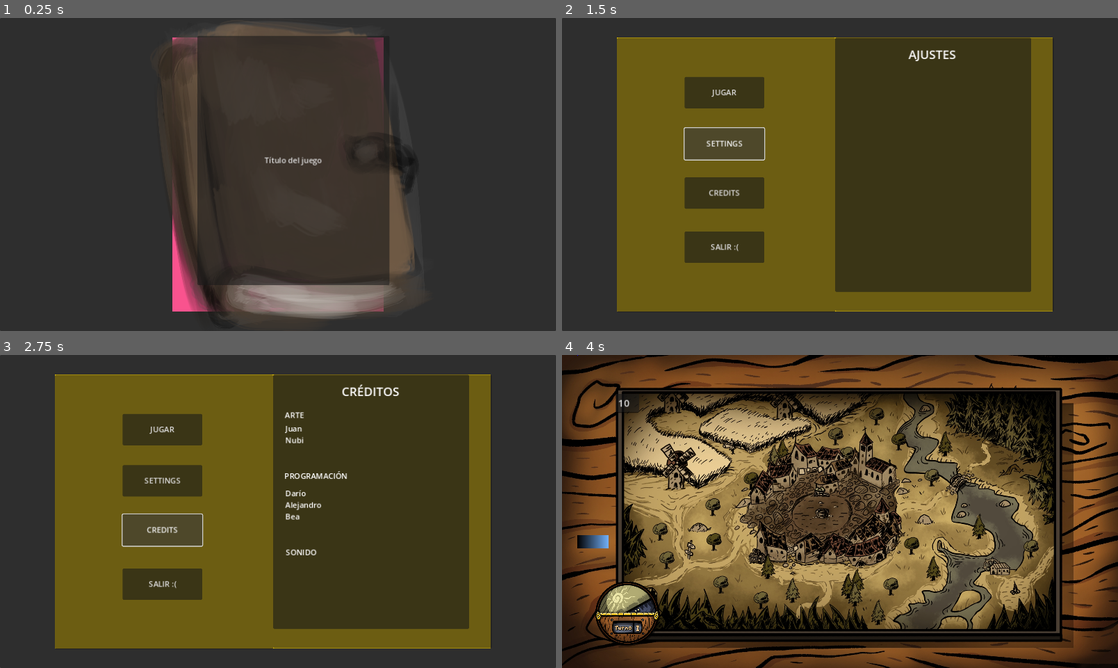
Above: before the commit, frames 1-4 (two rows, left to right).
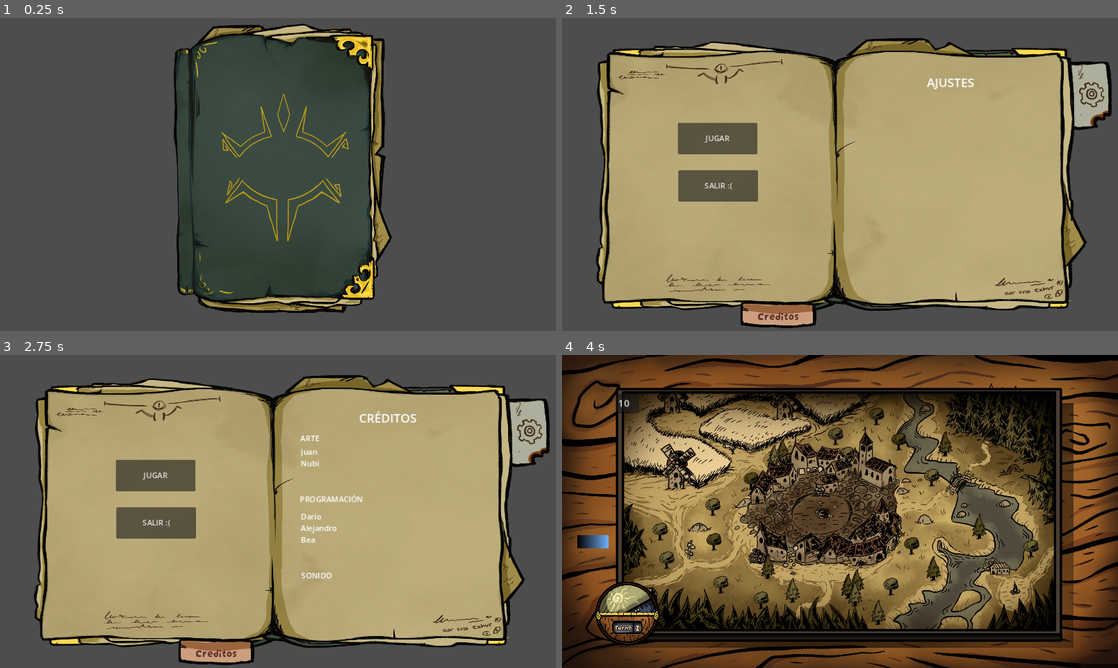
Above: after the commit, the same moments.

Repository: Beltenebr0s/LevelUpGameJam2024
Game: Godot game, scene res://escenas/menu_principal.tscn
Two runs of this game, one before a commit and one after it. Both use one fixed random seed, a clock stepped at 60 frames per second and the inputs below. The engine's default icon, where the game draws it, is replaced by a stand-in: a white triangle on a blue panel in a dark square.
Inputs (mouse positions are in pixels of both pictures, inside the frame that each line leads up to; where the layout moved, square brackets give the same spot in the first picture):
- Up to frame 1 (0.25 s): no input
- Up to frame 2 (1.5 s): click (845, 165) [856, 161] at 0.5 s; click (1045, 99) [723, 143] at 1.25 s
- Up to frame 3 (2.75 s): click (216, 649) [161, 530] at 2 s
- Up to frame 4 (4 s): click "JUGAR" at 2.75 s; click "start game" at 3.5 s

The runs differ from the first frame. In frame 1, 77% of the frame differs, in the area x 0-100%, y 0-100%; in frame 2, 98%; in frame 3, 98%; in frame 4, nothing differs.

Commit message:
Imagenes menu

Diff:
--- a/escenas/menu_principal.tscn
+++ b/escenas/menu_principal.tscn
@@ -1,15 +1,51 @@
-[gd_scene load_steps=8 format=3 uid="uid://byeqj6jd7r2vl"]
+[gd_scene load_steps=28 format=3 uid="uid://byeqj6jd7r2vl"]
 
 [ext_resource type="Script" path="res://scripts/MenuPrincipal.gd" id="1_xdxr6"]
-[ext_resource type="Texture2D" uid="uid://0bettd6a02js" path="res://texturas/placeholder/libro_cerrado.png" id="2_ege76"]
+[ext_resource type="Texture2D" uid="uid://qs6p1bua650d" path="res://texturas/menus/libro_abierto_info.png" id="2_56m1p"]
 [ext_resource type="PackedScene" uid="uid://blxd0lf0072de" path="res://escenas/panel_menu.tscn" id="2_rx15a"]
+[ext_resource type="Texture2D" uid="uid://e3j3u4mjg7ij" path="res://texturas/menus/conf_abierto.png" id="3_8ghbx"]
+[ext_resource type="Texture2D" uid="uid://dpapmirwd714k" path="res://texturas/menus/boton_creditos.png" id="3_530hg"]
 [ext_resource type="Texture2D" uid="uid://cfdf68gf38qpm" path="res://icon.svg" id="3_gtpdf"]
-
-[sub_resource type="StyleBoxFlat" id="StyleBoxFlat_ekryt"]
-bg_color = Color(0.908176, 0.766672, 0.0279374, 1)
+[ext_resource type="Texture2D" uid="uid://b332yv2t8kynt" path="res://texturas/menus/libro_cerrado.png" id="5_ic5la"]
+
+[sub_resource type="StyleBoxEmpty" id="StyleBoxEmpty_gt4ad"]
+
+[sub_resource type="StyleBoxEmpty" id="StyleBoxEmpty_oms4q"]
+
+[sub_resource type="StyleBoxEmpty" id="StyleBoxEmpty_qebxr"]
+
+[sub_resource type="StyleBoxEmpty" id="StyleBoxEmpty_ewe8s"]
+
+[sub_resource type="StyleBoxEmpty" id="StyleBoxEmpty_8123l"]
+
+[sub_resource type="StyleBoxEmpty" id="StyleBoxEmpty_c4df0"]
+
+[sub_resource type="StyleBoxEmpty" id="StyleBoxEmpty_8rvck"]
+
+[sub_resource type="StyleBoxEmpty" id="StyleBoxEmpty_5igvk"]
+
+[sub_resource type="StyleBoxEmpty" id="StyleBoxEmpty_jcm7g"]
+
+[sub_resource type="StyleBoxEmpty" id="StyleBoxEmpty_ux34v"]
+
+[sub_resource type="StyleBoxEmpty" id="StyleBoxEmpty_3q2n1"]
+
+[sub_resource type="StyleBoxEmpty" id="StyleBoxEmpty_2t631"]
+
+[sub_resource type="StyleBoxEmpty" id="StyleBoxEmpty_rmpmb"]
+
+[sub_resource type="StyleBoxEmpty" id="StyleBoxEmpty_jxng8"]
+
+[sub_resource type="StyleBoxEmpty" id="StyleBoxEmpty_vhfoi"]
+
+[sub_resource type="StyleBoxEmpty" id="StyleBoxEmpty_mqjlx"]
 
 [sub_resource type="LabelSettings" id="LabelSettings_nye3j"]
 font_size = 25
+
+[sub_resource type="StyleBoxEmpty" id="StyleBoxEmpty_i5bd0"]
+
+[sub_resource type="StyleBoxEmpty" id="StyleBoxEmpty_a5c2x"]
 
 [sub_resource type="StyleBoxFlat" id="StyleBoxFlat_i5yx5"]
 bg_color = Color(0.974582, 0.327121, 0.557629, 1)
@@ -18,11 +54,17 @@
 anchors_preset = 15
 anchor_right = 1.0
 anchor_bottom = 1.0
-grow_horizontal = 2
-grow_vertical = 2
+offset_left = 37.0
+offset_top = 47.0
+offset_right = -27.0
+offset_bottom = -71.0
+grow_horizontal = 2
+grow_vertical = 2
+theme_override_styles/panel = SubResource("StyleBoxEmpty_gt4ad")
 script = ExtResource("1_xdxr6")
 
 [node name="LibroAbierto" type="Panel" parent="."]
+z_index = 1
 layout_mode = 1
 anchors_preset = 8
 anchor_left = 0.5
@@ -35,70 +77,115 @@
 offset_bottom = 283.0
 grow_horizontal = 2
 grow_vertical = 2
-theme_override_styles/panel = SubResource("StyleBoxFlat_ekryt")
+theme_override_styles/panel = SubResource("StyleBoxEmpty_oms4q")
+
+[node name="TextureRect" type="TextureRect" parent="LibroAbierto"]
+z_index = -1
+layout_mode = 0
+offset_left = -62.0
+offset_top = 3.0
+offset_right = 983.0
+offset_bottom = 595.0
+texture = ExtResource("2_56m1p")
+expand_mode = 3
 
 [node name="PaginaIzquierda" type="Panel" parent="LibroAbierto"]
-layout_mode = 0
-offset_right = 452.0
-offset_bottom = 568.0
+z_index = 2
+layout_mode = 0
+offset_left = -64.0
+offset_top = 17.0
+offset_right = 468.0
+offset_bottom = 580.0
+theme_override_styles/panel = SubResource("StyleBoxEmpty_qebxr")
 
 [node name="Play" type="Button" parent="LibroAbierto/PaginaIzquierda"]
-layout_mode = 0
-offset_left = 140.0
-offset_top = 81.0
-offset_right = 305.0
-offset_bottom = 146.0
+z_index = 3
+layout_mode = 0
+offset_left = 185.0
+offset_top = 171.0
+offset_right = 350.0
+offset_bottom = 236.0
 text = "JUGAR"
 
 [node name="Settings" type="Button" parent="LibroAbierto/PaginaIzquierda"]
-layout_mode = 0
-offset_left = 140.0
-offset_top = 187.0
-offset_right = 305.0
-offset_bottom = 252.0
-text = "SETTINGS"
+z_index = -10
+layout_mode = 0
+offset_left = 799.0
+offset_top = 20.0
+offset_right = 1096.0
+offset_bottom = 224.0
+theme_override_styles/normal = SubResource("StyleBoxEmpty_ewe8s")
+theme_override_styles/hover = SubResource("StyleBoxEmpty_8123l")
+theme_override_styles/pressed = SubResource("StyleBoxEmpty_c4df0")
+theme_override_styles/disabled = SubResource("StyleBoxEmpty_8rvck")
+theme_override_styles/focus = SubResource("StyleBoxEmpty_5igvk")
+icon = ExtResource("3_8ghbx")
+expand_icon = true
 
 [node name="Credits" type="Button" parent="LibroAbierto/PaginaIzquierda"]
-layout_mode = 0
-offset_left = 140.0
-offset_top = 289.0
-offset_right = 305.0
-offset_bottom = 354.0
-text = "CREDITS"
+z_index = 3
+layout_mode = 0
+offset_left = 309.0
+offset_top = 528.0
+offset_right = 479.0
+offset_bottom = 604.0
+theme_override_styles/normal = SubResource("StyleBoxEmpty_jcm7g")
+theme_override_styles/hover = SubResource("StyleBoxEmpty_ux34v")
+theme_override_styles/pressed = SubResource("StyleBoxEmpty_3q2n1")
+theme_override_styles/disabled = SubResource("StyleBoxEmpty_2t631")
+theme_override_styles/focus = SubResource("StyleBoxEmpty_rmpmb")
+text = "
+"
+icon = ExtResource("3_530hg")
+expand_icon = true
 
 [node name="Exit" type="Button" parent="LibroAbierto/PaginaIzquierda"]
-layout_mode = 0
-offset_left = 140.0
-offset_top = 401.0
-offset_right = 305.0
-offset_bottom = 466.0
+z_index = 3
+layout_mode = 0
+offset_left = 186.0
+offset_top = 269.0
+offset_right = 351.0
+offset_bottom = 334.0
 text = "SALIR :("
 
 [node name="PaginaDerecha" type="Panel" parent="LibroAbierto"]
-layout_mode = 0
-offset_left = 452.0
-offset_right = 905.0
-offset_bottom = 566.0
+z_index = 1
+layout_mode = 0
+offset_left = 460.0
+offset_top = 55.0
+offset_right = 915.0
+offset_bottom = 545.0
+theme_override_styles/panel = SubResource("StyleBoxEmpty_jxng8")
 
 [node name="Settings" parent="LibroAbierto/PaginaDerecha" instance=ExtResource("2_rx15a")]
-visible = false
 layout_mode = 0
 offset_left = 0.0
 offset_top = 0.0
-offset_right = 406.0
-offset_bottom = 526.0
+offset_right = 464.0
+offset_bottom = 505.0
+theme_override_styles/panel = SubResource("StyleBoxEmpty_vhfoi")
 
 [node name="Titulo" parent="LibroAbierto/PaginaDerecha/Settings" index="0"]
+offset_left = 25.0
+offset_top = 15.0
+offset_right = 429.0
+offset_bottom = 83.0
 text = "AJUSTES"
 
 [node name="Final" parent="LibroAbierto/PaginaDerecha" instance=ExtResource("2_rx15a")]
-layout_mode = 0
-offset_left = 0.0
-offset_top = 0.0
-offset_right = 406.0
-offset_bottom = 526.0
+visible = false
+layout_mode = 0
+offset_left = -1.0
+offset_top = -5.0
+offset_right = 458.0
+offset_bottom = 514.0
+theme_override_styles/panel = SubResource("StyleBoxEmpty_mqjlx")
 
 [node name="Titulo" parent="LibroAbierto/PaginaDerecha/Final" index="0"]
+offset_left = 25.0
+offset_top = 41.0
+offset_right = 429.0
+offset_bottom = 109.0
 text = "ME CAGO EN EL MISTERIO"
 
 [node name="Score" type="Label" parent="LibroAbierto/PaginaDerecha/Final"]
@@ -170,20 +257,25 @@
 [node name="Credits" parent="LibroAbierto/PaginaDerecha" instance=ExtResource("2_rx15a")]
 visible = false
 layout_mode = 0
-offset_left = 0.0
-offset_top = 0.0
-offset_right = 406.0
-offset_bottom = 526.0
+offset_left = -8.0
+offset_top = -8.0
+offset_right = 451.0
+offset_bottom = 495.0
+theme_override_styles/panel = SubResource("StyleBoxEmpty_i5bd0")
 
 [node name="Titulo" parent="LibroAbierto/PaginaDerecha/Credits" index="0"]
+offset_left = 31.0
+offset_top = 20.0
+offset_right = 435.0
+offset_bottom = 88.0
 text = "CRÉDITOS"
 
 [node name="SeccionArte" type="Label" parent="LibroAbierto/PaginaDerecha/Credits"]
 layout_mode = 0
-offset_left = 24.0
-offset_top = 72.0
-offset_right = 213.0
-offset_bottom = 100.0
+offset_left = 51.0
+offset_top = 85.0
+offset_right = 240.0
+offset_bottom = 113.0
 text = "ARTE"
 
 [node name="TextoArte" type="RichTextLabel" parent="LibroAbierto/PaginaDerecha/Credits/SeccionArte"]
@@ -197,10 +289,10 @@
 
 [node name="SeccionProgramacion" type="Label" parent="LibroAbierto/PaginaDerecha/Credits"]
 layout_mode = 0
-offset_left = 23.0
-offset_top = 198.0
-offset_right = 212.0
-offset_bottom = 226.0
+offset_left = 50.0
+offset_top = 211.0
+offset_right = 239.0
+offset_bottom = 239.0
 text = "PROGRAMACIÓN"
 
 [node name="TextoProgramacion" type="RichTextLabel" parent="LibroAbierto/PaginaDerecha/Credits/SeccionProgramacion"]
@@ -216,10 +308,10 @@
 
 [node name="SeccionSonido" type="Label" parent="LibroAbierto/PaginaDerecha/Credits"]
 layout_mode = 0
-offset_left = 26.0
-offset_top = 356.0
-offset_right = 215.0
-offset_bottom = 384.0
+offset_left = 53.0
+offset_top = 369.0
+offset_right = 242.0
+offset_bottom = 397.0
 text = "SONIDO
 "
 
@@ -244,7 +336,7 @@
 offset_bottom = 283.0
 grow_horizontal = 2
 grow_vertical = 2
-theme_override_styles/panel = SubResource("StyleBoxFlat_i5yx5")
+theme_override_styles/panel = SubResource("StyleBoxEmpty_a5c2x")
 
 [node name="Fondo" type="TextureRect" parent="LibroCerrado"]
 layout_mode = 1
@@ -253,22 +345,22 @@
 anchor_top = 0.5
 anchor_right = 0.5
 anchor_bottom = 0.5
-offset_left = -291.0
-offset_top = -470.0
-offset_right = 1463.0
-offset_bottom = 2010.0
+offset_left = -240.0
+offset_top = -305.0
+offset_right = 1137.0
+offset_bottom = 1495.0
 grow_horizontal = 2
 grow_vertical = 2
 scale = Vector2(0.35, 0.35)
-texture = ExtResource("2_ege76")
-
-[node name="TituloJuego" type="Button" parent="LibroCerrado"]
-layout_mode = 0
-offset_left = 52.0
-offset_top = -4.0
-offset_right = 450.0
-offset_bottom = 512.0
-text = "Título del juego"
+texture = ExtResource("5_ic5la")
+
+[node name="TituloJuego" type="TextureButton" parent="LibroCerrado"]
+z_index = 1
+layout_mode = 0
+offset_left = 37.0
+offset_top = 9.0
+offset_right = 408.0
+offset_bottom = 548.0
 
 [node name="tutorial" type="Panel" parent="."]
 visible = false
